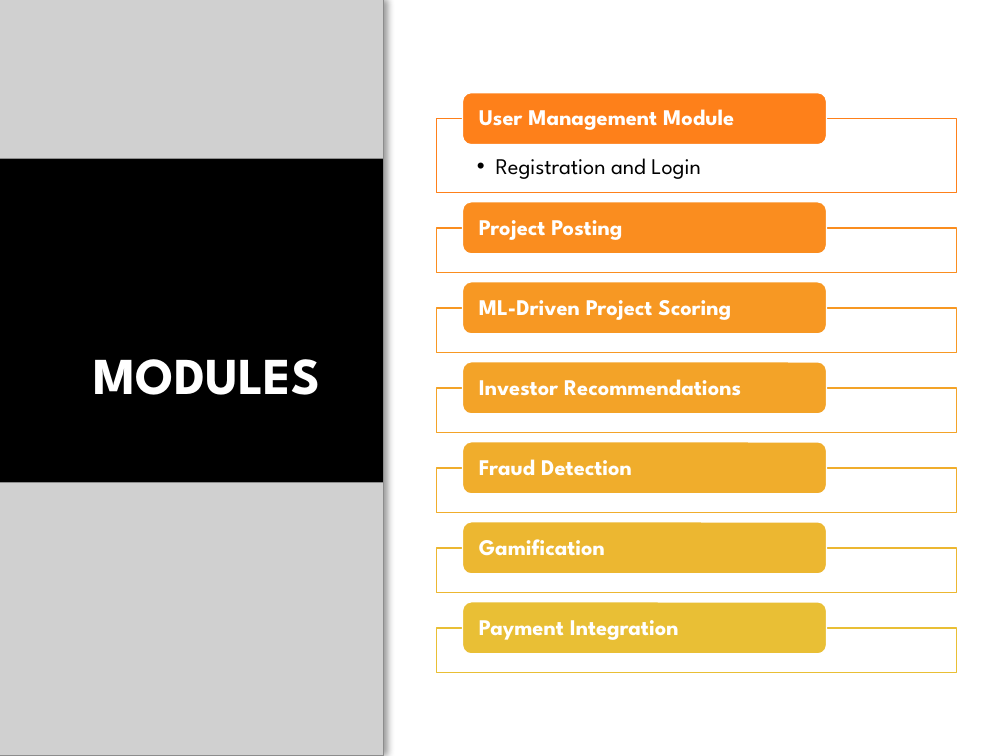
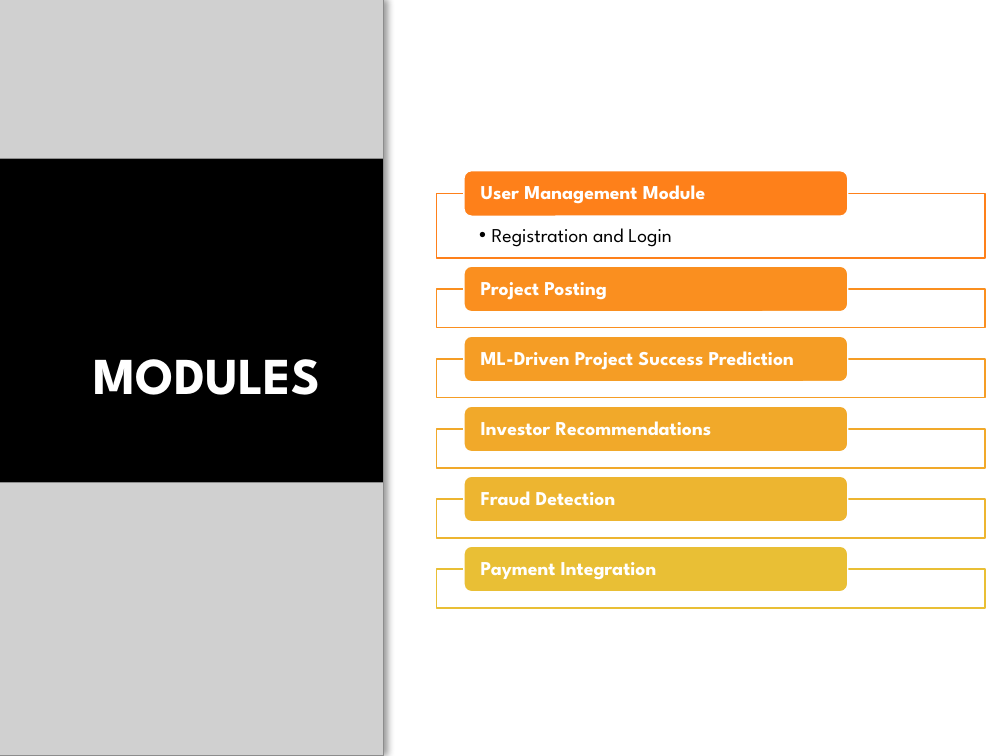
Before and after one commit to Jophine07/Main_project, a slide deck: slide 5 of FundWise_Project_Review.pptx. Drawn at 1008x756 pixels with LibreOffice and Linux fonts; fonts in the diff are those of the drawing; grey boxes stand for pictures; background and template pictures are left out. Boxes give left, top, right and bottom in pixels: in the first picture for what was removed or moved away, otherwise in the second. Text is boxed around its words. In the diff, an @@ line names an element or a change of style, - is before the commit and + after.

```diff
--- a/FundWise_Project_Review.pptx
+++ b/FundWise_Project_Review.pptx
@@ rounded rectangle: place and size @@
-rounded rectangle at [463, 93, 827, 145]
+rounded rectangle at [464, 170, 848, 216]
@@ size 16 to 14 pt in 5 elements at [481, 491, 616, 506], [481, 421, 712, 436], [481, 562, 657, 580], [481, 282, 607, 300], [481, 185, 706, 204] @@
@@ text "User Management Module": place and size @@
-text "User Management Module" at [479, 109, 734, 130]
+text "User Management Module" at [481, 185, 706, 204]
@@ text "Registration and Login": place and size @@
-text "Registration and Login" at [496, 158, 701, 179]
+text "Registration and Login" at [492, 228, 672, 247]
@@ text "Registration and Login" at [492, 228, 672, 247]: size 16 to 14 pt; indent changed @@
@@ rectangle: place and size @@
-rectangle at [436, 119, 957, 193]
+rectangle at [436, 194, 985, 258]
@@ rounded rectangle: place and size @@
-rounded rectangle at [463, 282, 827, 335]
+rounded rectangle at [464, 266, 848, 311]
@@ rounded rectangle at [464, 266, 848, 311]: fill #F79823 to #FA8F1F @@
@@ text "Project Posting": place and size @@
-text "Project Posting" at [479, 220, 622, 240]
+text "Project Posting" at [481, 282, 607, 300]
@@ rectangle: place and size @@
-rectangle at [436, 307, 957, 352]
+rectangle at [436, 289, 985, 329]
@@ rectangle at [436, 289, 985, 329]: outline #F79823 1 pt to #FA8F1F 1 pt @@
@@ rectangle: place and size @@
-rectangle at [436, 388, 957, 432]
+rectangle at [436, 359, 985, 398]
@@ rectangle at [436, 359, 985, 398]: outline #F3A328 1 pt to #F59D25 1 pt @@
@@ rounded rectangle: place and size @@
-rounded rectangle at [463, 362, 827, 414]
+rounded rectangle at [464, 337, 848, 382]
@@ rounded rectangle at [464, 337, 848, 382]: fill #F3A328 to #F59D25 @@
@@ text at [481, 351, 794, 370]: text changed; size 16 to 14 pt @@
-ML-Driven Project Scoring
+ML-Driven Project Success Prediction
@@ rounded rectangle added at [464, 406, 848, 452], fill #F1A92A, outline #FFFFFF 1 pt @@
@@ text "Investor Recommendations": place and size @@
-text "Investor Recommendations" at [479, 379, 741, 396]
+text "Investor Recommendations" at [481, 421, 712, 436]
@@ rectangle added at [436, 429, 985, 469], fill #FFFFFF at 90% opacity, outline #F1A92A 1 pt @@
@@ rounded rectangle: place and size @@
-rounded rectangle at [463, 442, 827, 494]
+rounded rectangle at [464, 476, 848, 521]
@@ rounded rectangle at [464, 476, 848, 521]: fill #F0AD2C to #EDB530 @@
@@ text "Fraud Detection": place and size @@
-text "Fraud Detection" at [479, 459, 632, 476]
+text "Fraud Detection" at [481, 491, 616, 506]
@@ rectangle: place and size @@
-rectangle at [436, 468, 957, 512]
+rectangle at [436, 499, 985, 538]
@@ rectangle at [436, 499, 985, 538]: outline #F0AD2C 1 pt to #EDB530 1 pt @@
@@ group removed at [436, 202, 957, 593]: 2 rectangles, 2 rounded rectangles, 1 text @@
-Gamification
@@ rounded rectangle: place and size @@
-rounded rectangle at [463, 602, 827, 654]
+rounded rectangle at [464, 546, 848, 592]
@@ text "Payment Integration": place and size @@
-text "Payment Integration" at [479, 620, 679, 640]
+text "Payment Integration" at [481, 562, 657, 580]
@@ rectangle: place and size @@
-rectangle at [436, 628, 957, 672]
+rectangle at [436, 570, 985, 609]
```
Also in this commit, not shown: 1 other slide changed, 6 slides added, 31 other files.
